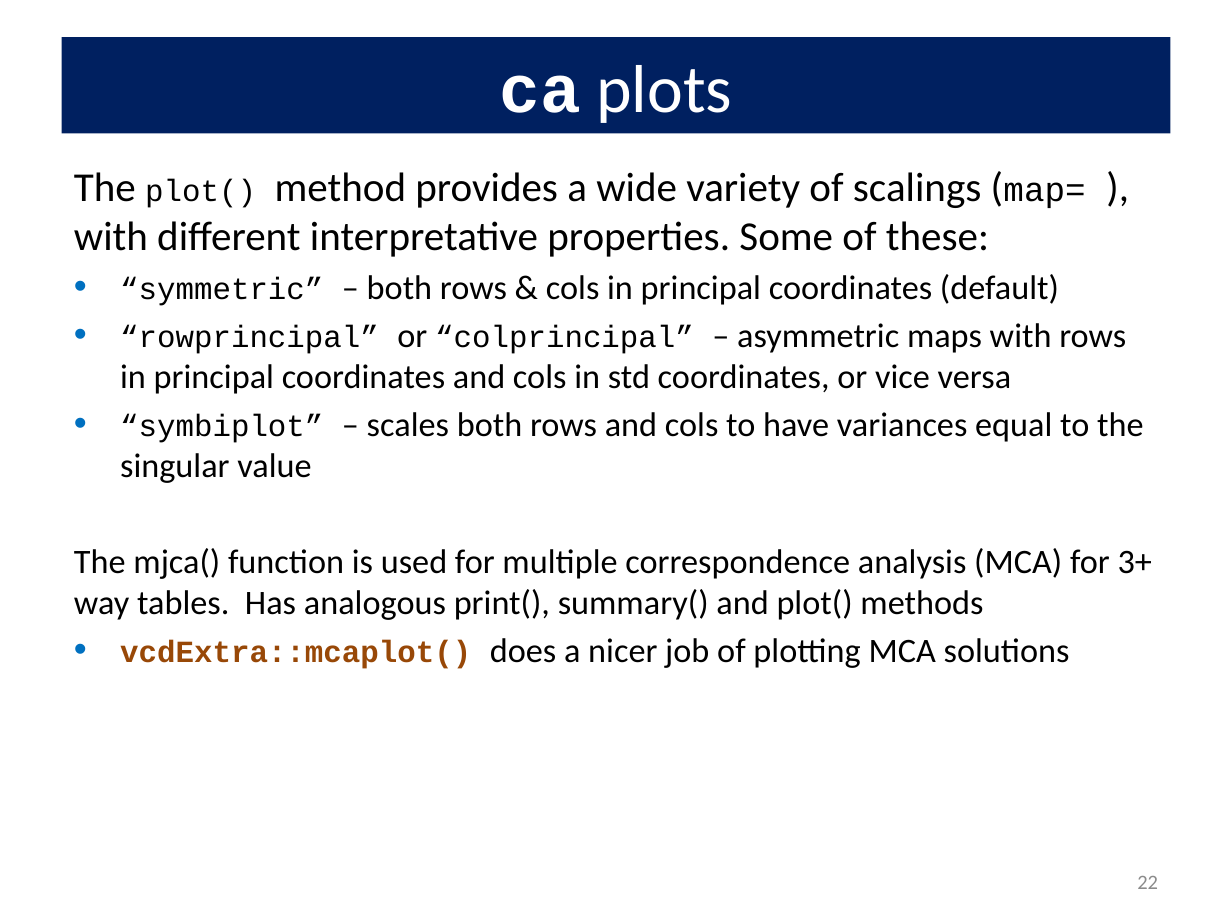
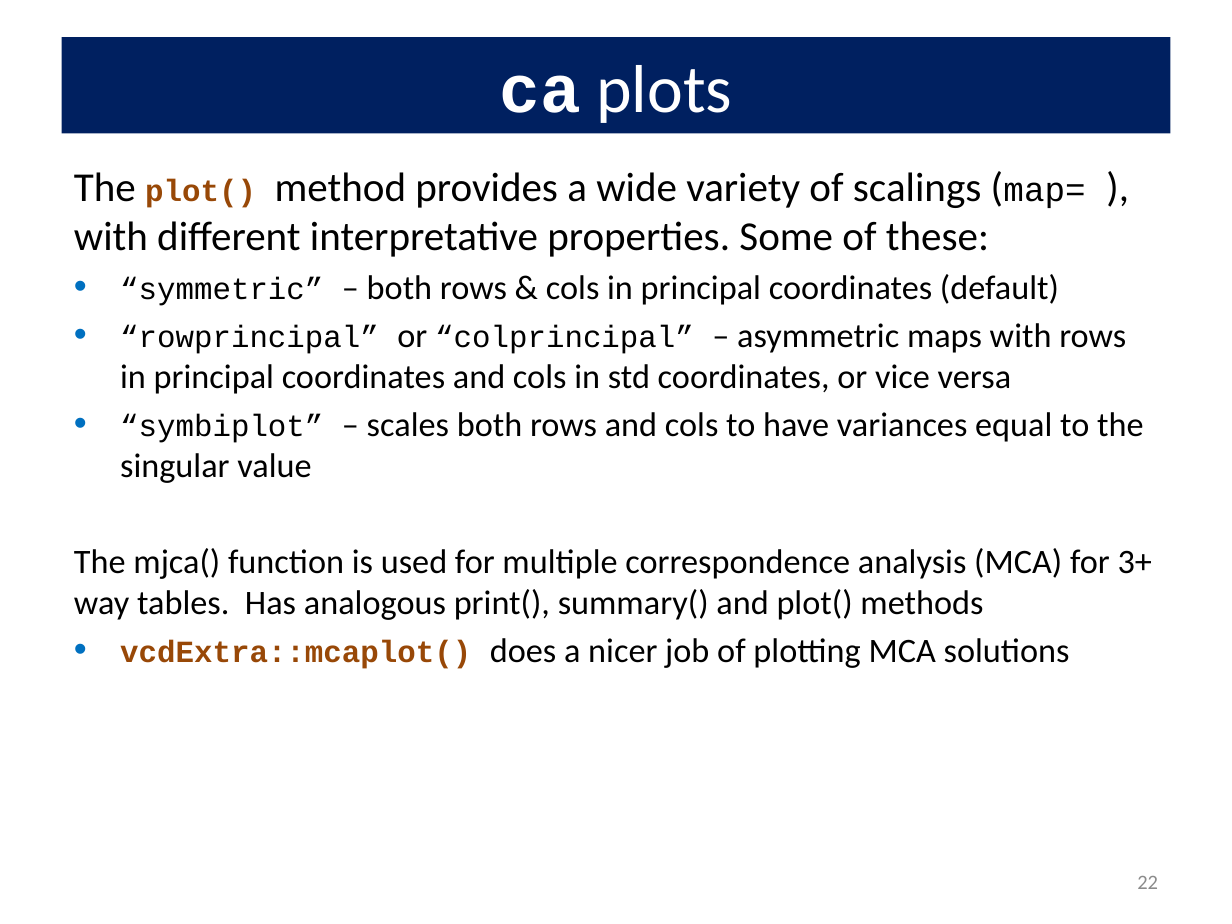
Before and after one commit to friendly/psy6136, a slide deck: slide 22 of lectures/05-Corresp.pptx. Drawn at 1232x924 pixels with LibreOffice and Linux fonts; fonts in the diff are those of the drawing. Boxes give left, top, right and bottom in pixels: in the first picture for what was removed or moved away, otherwise in the second. Text is boxed around its words. In the diff, an @@ line names an element or a change of style, - is before the commit and + after.

```diff
--- a/lectures/05-Corresp.pptx
+++ b/lectures/05-Corresp.pptx
@@ text at <box>74,172,1085,257</box>: text colour #000000 to #984807, bold on in "plot()" @@
```
Also in this commit, not shown: 2 other slides changed, 18 other files.
